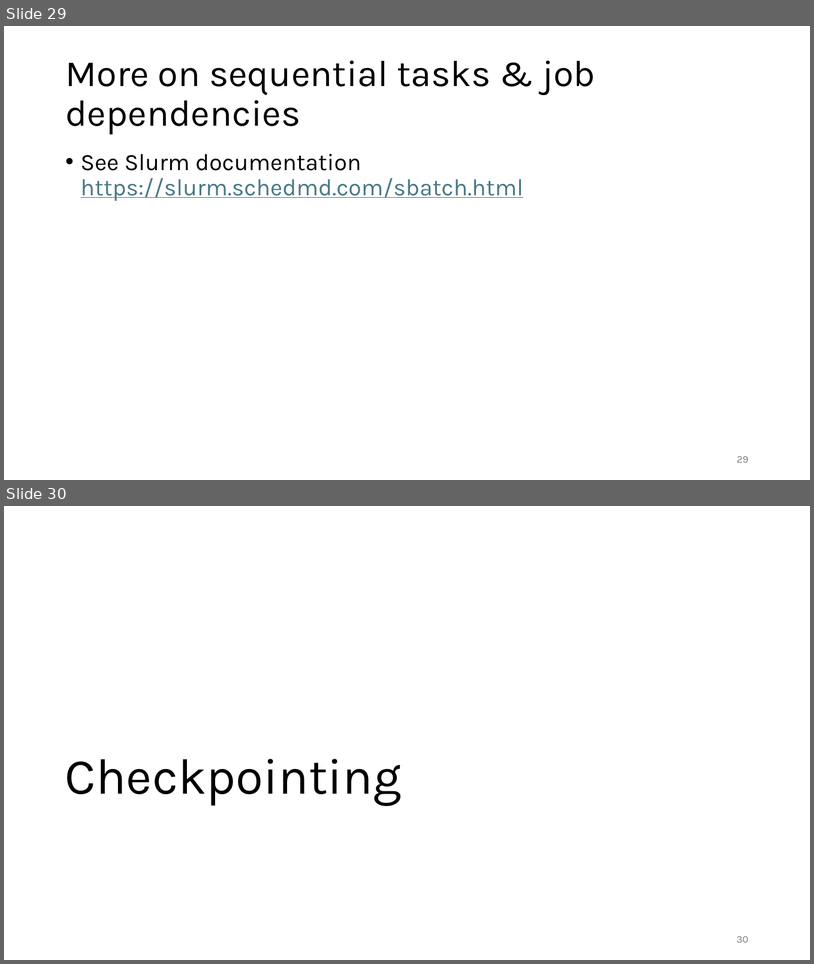
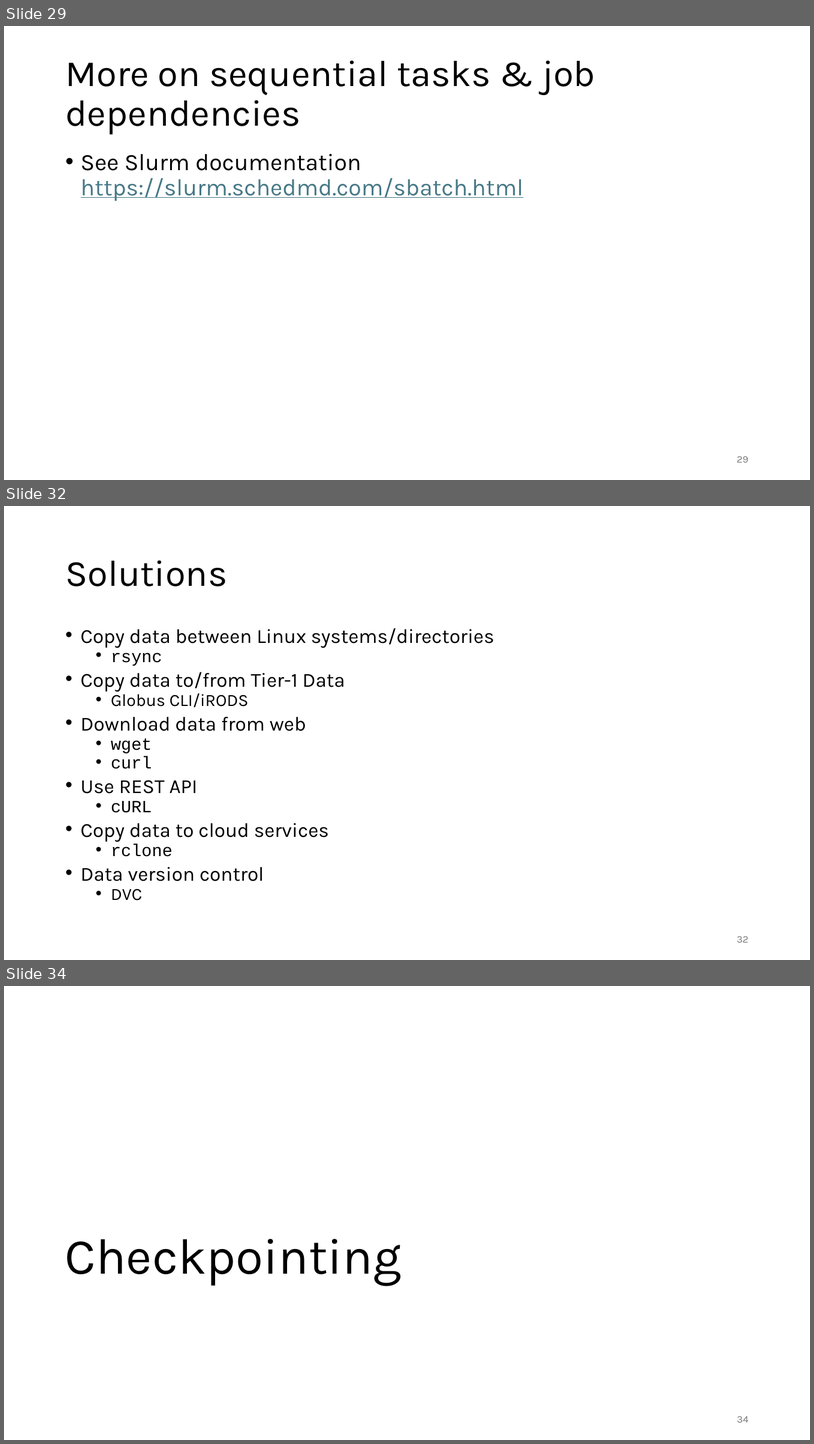
Before and after one commit to gjbex/Workflows-for-HPC, a slide deck: workflow_for_HPC.pptx. Shown one above the other, each under a label of ours: slides 29 and 30 before the commit, slides 29, 32 and 34 after it; the slides between them are not shown. The pictures are 814x964 and 814x1444 pixels, drawn with LibreOffice and Linux fonts; fonts in the diff are those of the drawing. Boxes give left, top, right and bottom in pixels: in the first picture for what was removed or moved away, otherwise in the second. Text is boxed around its words. In the diff, an @@ line names an element or a change of style, - is before the commit and + after.

Commit message:
Add section on data staging

```diff
--- a/workflow_for_HPC.pptx
+++ b/workflow_for_HPC.pptx
@@ slide 32 added at <box>4,506,810,960</box>, background #FFFFFF @@
@@ title added at <box>65,560,227,586</box>, 44 pt, text #000000 @@
+Solutions
@@ text added at <box>81,628,495,900</box>, 23.8 pt, text #000000 @@
+• Copy data between Linux systems/directories
+  • rsync
+• Copy data to/from Tier-1 Data
+  • Globus CLI/iRODS
+• Download data from web
+  • wget
+  • curl
+• Use REST API
+  • cURL
+• Copy data to cloud services
+  • rclone
+• Data version control
+  • DVC
@@ page number added at <box>737,936,749,942</box>, 12 pt, text #797979 @@
+32
@@ what was slide 30 is now slide 34 @@
@@ page number at <box>737,1416,749,1422</box>: text changed @@
-30
+34
```
Also in this commit, not shown: 4 slides changed, 3 other slides added.
